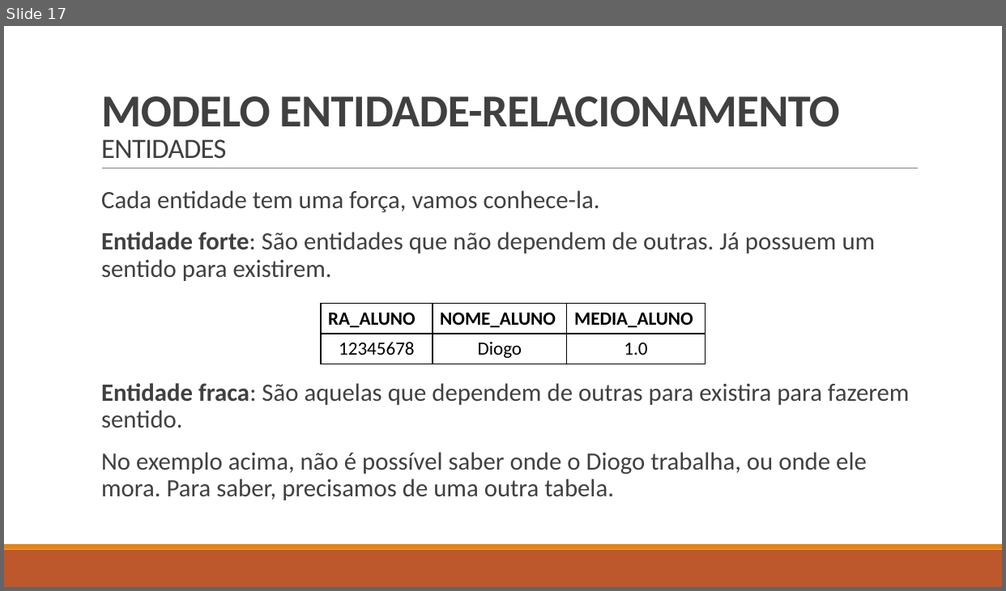
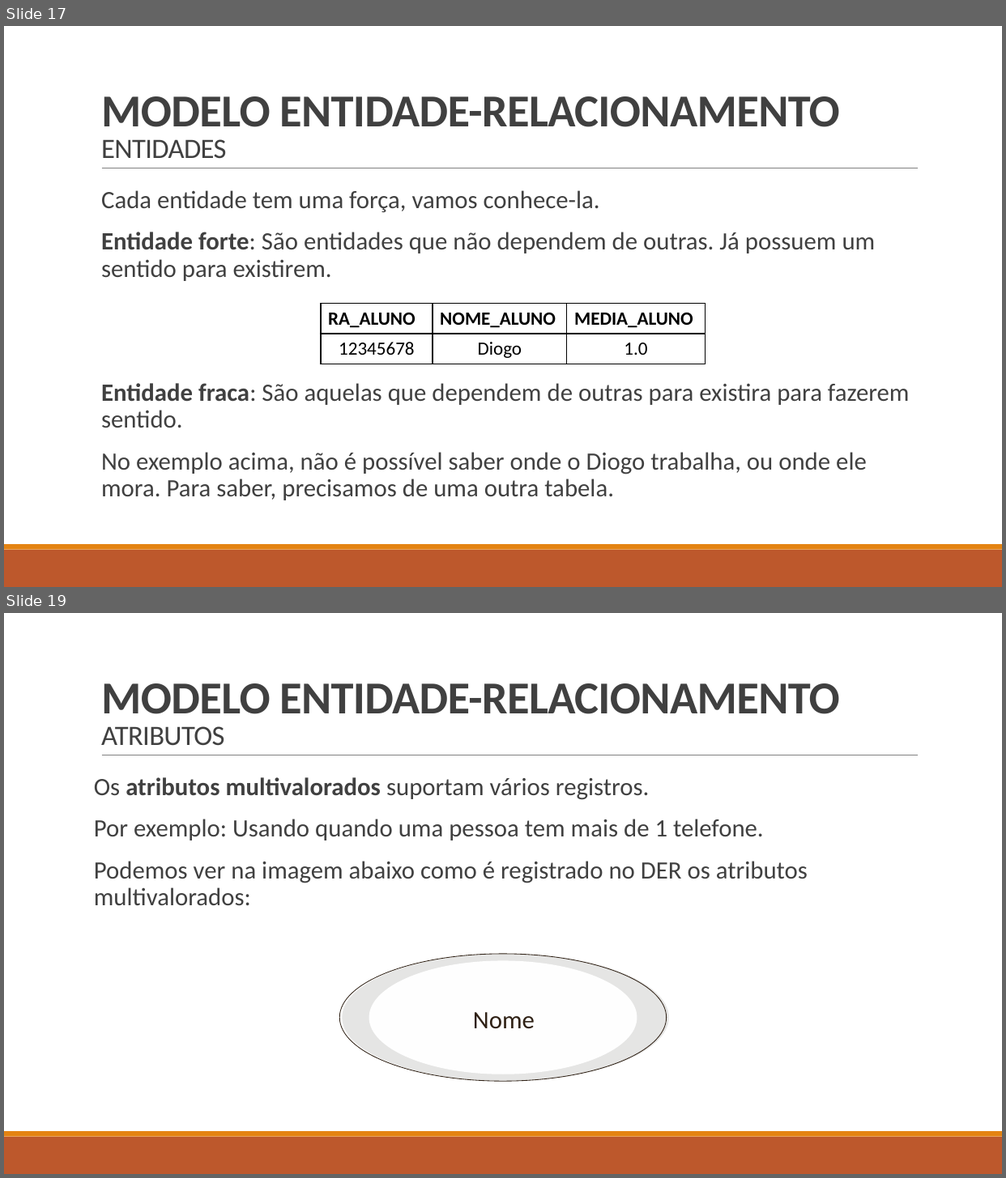
Before and after one commit to LucasHerculanoAmaro/Minhas-Aulas, a slide deck: Euripedes Simões de Paula/Banco de Dados/Aula 5/Projeto de banco de dados.pptx. Shown one above the other, each under a label of ours: slide 17 before the commit, slides 17 and 19 after it; the slides between them are not shown. The pictures are 1006x591 and 1006x1178 pixels, drawn with LibreOffice and Linux fonts; fonts in the diff are those of the drawing. Boxes give left, top, right and bottom in pixels: in the first picture for what was removed or moved away, otherwise in the second. Text is boxed around its words. In the diff, an @@ line names an element or a change of style, - is before the commit and + after.

```diff
--- a/Euripedes Simões de Paula/Banco de Dados/Aula 5/Projeto de banco de dados.pptx
+++ b/Euripedes Simões de Paula/Banco de Dados/Aula 5/Projeto de banco de dados.pptx
@@ slide 19 added at <box>4,613,1002,1174</box>, background #FFFFFF; not listed: 3 template elements that a slide beside it also shows @@
@@ title added at <box>101,683,840,746</box>, 44 pt, text #404040, bold @@
+MODELO ENTIDADE-RELACIONAMENTO
+ATRIBUTOS
@@ text added at <box>94,777,808,906</box>, 24 pt, text #404040 @@
+Os atributos multivalorados suportam vários registros.
+Por exemplo: Usando quando uma pessoa tem mais de 1 telefone.
+Podemos ver na imagem abaixo como é registrado no DER os atributos multivalorados:
@@ freeform shape added at <box>339,954,667,1082</box>, outline #2F2115 0.64 pt @@
@@ freeform shape added at <box>343,954,670,1082</box>, fill #E5E5E4 @@
@@ freeform shape added at <box>369,961,637,1075</box>, fill #FEFEFE @@
@@ text added at <box>473,1012,535,1029</box>, 24 pt, text #2F2115 @@
+Nome
```
Also in this commit, not shown: 3 other slides added, 1 slide removed.
